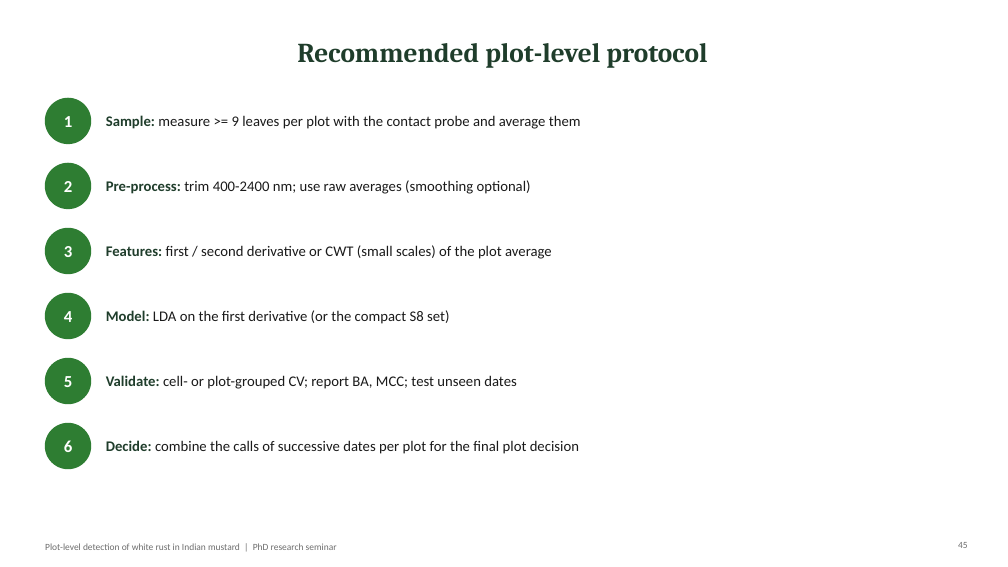
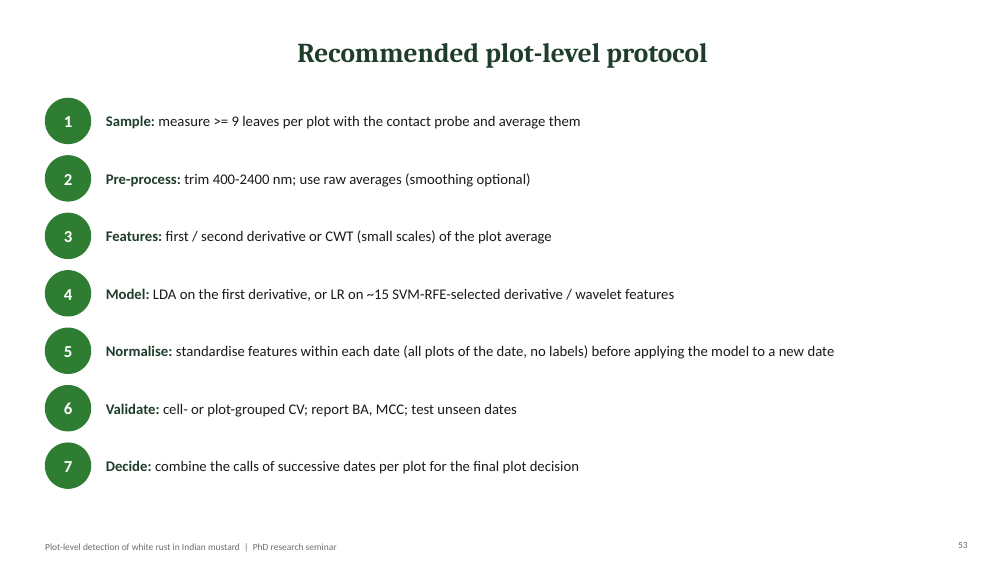
Before and after one commit to animesh809359-afk/sonu, a slide deck: slide 53 of white_rust_plot_analysis/outputs/WhiteRust_Mustard_PlotLevel_PhD_Seminar.pptx (slide 45 before the commit). Drawn at 1008x567 pixels with LibreOffice and Linux fonts; fonts in the diff are those of the drawing. Boxes give left, top, right and bottom in pixels: in the first picture for what was removed or moved away, otherwise in the second. Text is boxed around its words. In the diff, an @@ line names an element or a change of style, - is before the commit and + after.

```diff
--- a/white_rust_plot_analysis/outputs/WhiteRust_Mustard_PlotLevel_PhD_Seminar.pptx
+++ b/white_rust_plot_analysis/outputs/WhiteRust_Mustard_PlotLevel_PhD_Seminar.pptx
@@ text "2": place and size @@
-text "2" at (64,181,72,192)
+text "2" at (64,174,72,185)
@@ ellipse: place and size @@
-ellipse at (45,163,91,209)
+ellipse at (45,156,91,201)
@@ text "Pre-process: trim 400-2400 nm; use ...": place and size @@
-text "Pre-process: trim 400-2400 nm; use ..." at (106,180,531,194)
+text "Pre-process: trim 400-2400 nm; use ..." at (106,173,531,187)
@@ 2 texts, 1 ellipse: place and size @@
-2 texts, 1 ellipse at (45,228,552,274)
+2 texts, 1 ellipse at (45,213,552,259)
@@ text "4": place and size @@
-text "4" at (64,311,72,322)
+text "4" at (64,289,72,300)
@@ ellipse: place and size @@
-ellipse at (45,293,91,339)
+ellipse at (45,271,91,316)
@@ text at (106,288,674,301): text changed @@
-Model: LDA on the first derivative (or the compact S8 set)
+Model: LDA on the first derivative, or LR on ~15 SVM-RFE-selected derivative / wavelet features
@@ text "5": place and size @@
-text "5" at (64,376,72,387)
+text "5" at (64,346,72,357)
@@ ellipse: place and size @@
-ellipse at (45,358,91,404)
+ellipse at (45,328,91,374)
@@ text added at (106,345,835,359), 14 pt, text #1A1A1A @@
+Normalise: standardise features within each date (all plots of the date, no labels) before applying the model to a new date
@@ text "6": place and size @@
-text "6" at (64,440,72,452)
+text "6" at (64,402,72,414)
@@ ellipse: place and size @@
-ellipse at (45,423,91,469)
+ellipse at (45,386,91,431)
@@ text "Validate: cell- or plot-grouped CV; ...": place and size @@
-text "Validate: cell- or plot-grouped CV; ..." at (106,375,517,389)
+text "Validate: cell- or plot-grouped CV; ..." at (106,403,517,417)
@@ ellipse added at (45,443,91,488), fill #2E7D32, outline #2E7D32 1 pt @@
@@ text "Decide: combine the calls of ...": place and size @@
-text "Decide: combine the calls of ..." at (106,440,579,454)
+text "Decide: combine the calls of ..." at (106,460,579,474)
@@ text added at (64,461,72,472), 16 pt, text #FFFFFF, bold @@
+7
@@ page number at (958,542,968,548): text changed @@
-45
+53
```
Also in this commit, not shown: 12 other slides changed, 8 slides added, 5 other files.
